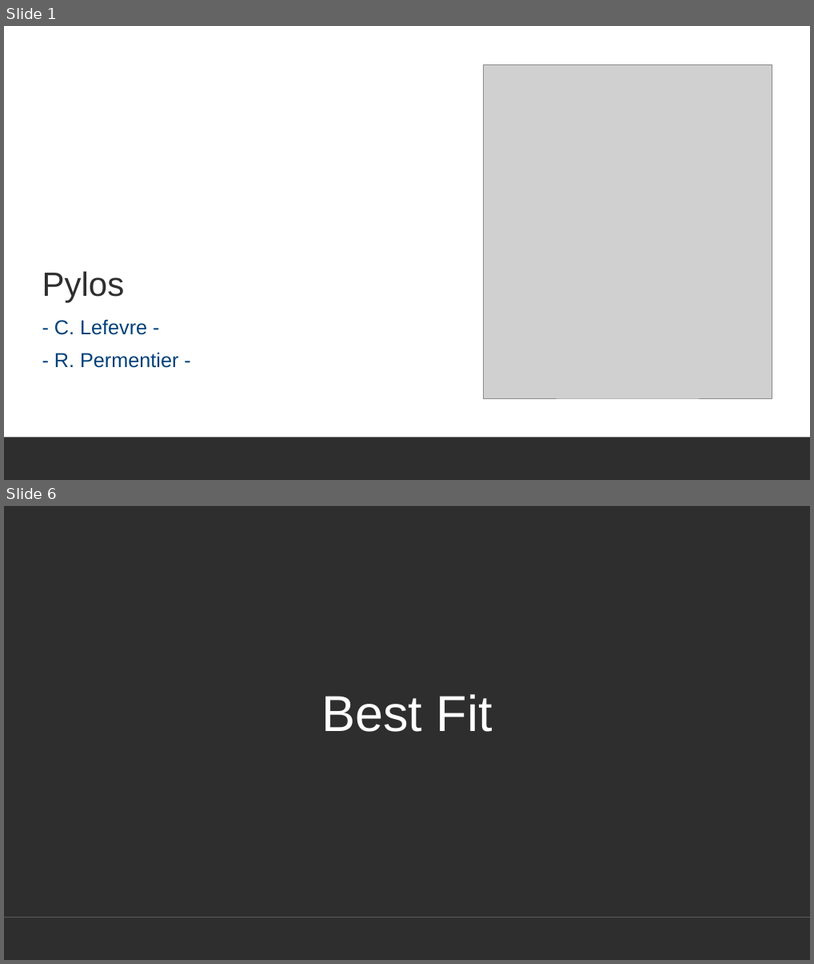
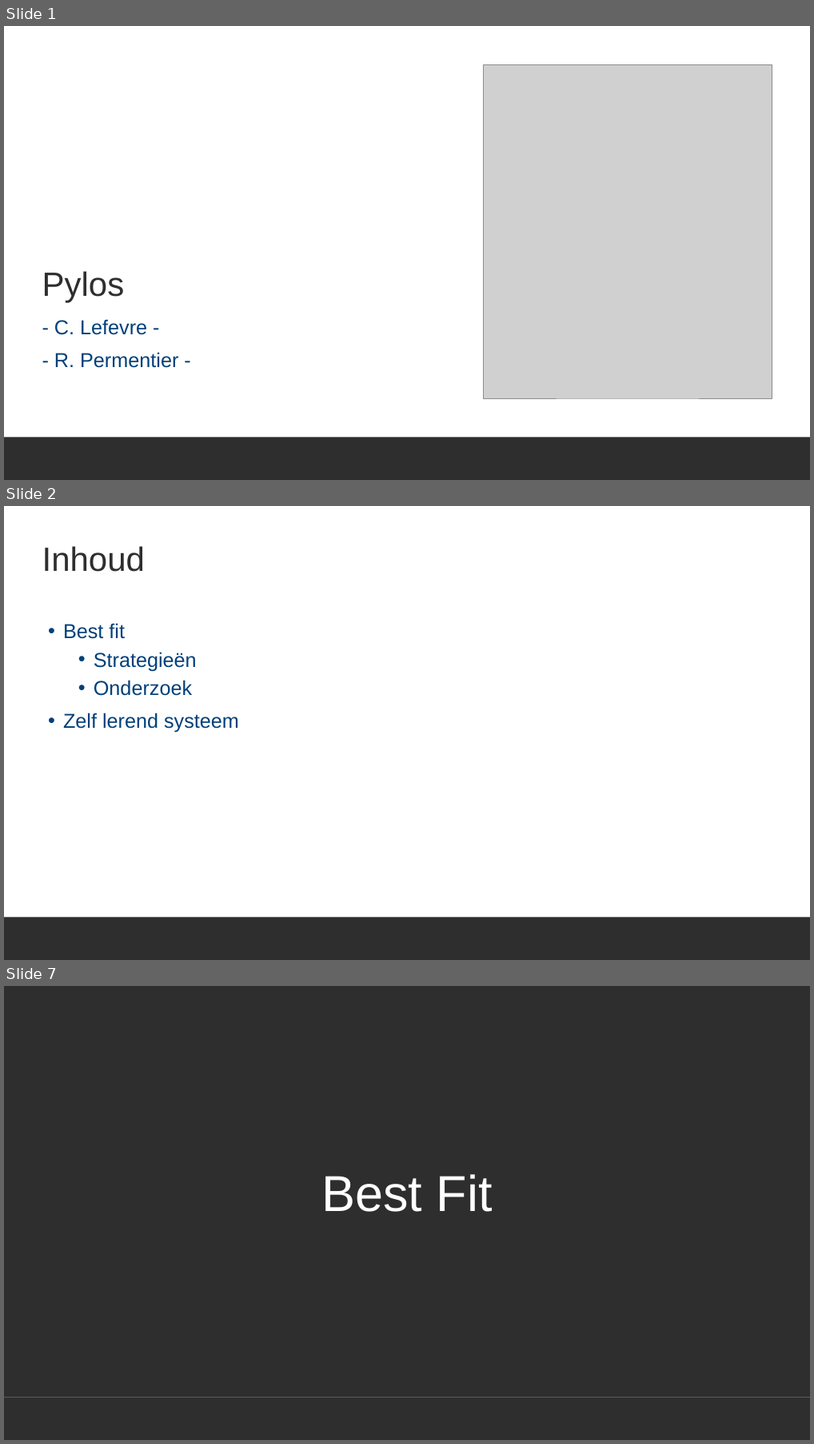
Before and after one commit to ro-per/PylosGamingBot, a slide deck: Presentation.pptx. Shown one above the other, each under a label of ours: slides 1 and 6 before the commit, slides 1, 2 and 7 after it; the slides between them are not shown. The pictures are 814x964 and 814x1444 pixels, drawn with LibreOffice and Linux fonts; fonts in the diff are those of the drawing; grey boxes stand for pictures; background and template pictures are left out. Boxes give left, top, right and bottom in pixels: in the first picture for what was removed or moved away, otherwise in the second. Text is boxed around its words. In the diff, an @@ line names an element or a change of style, - is before the commit and + after.

```diff
--- a/Presentation.pptx
+++ b/Presentation.pptx
@@ slide 2 added at (4, 506, 810, 960), background #FFFFFF; not listed: 1 template element that a slide beside it also shows @@
@@ title added at (42, 546, 145, 572), 40 pt, text #2E2E2E @@
+Inhoud
@@ text added at (63, 623, 239, 732), 24 pt, text #00407A @@
+• Best fit
+  • Strategieën
+  • Onderzoek
+• Zelf lerend systeem
@@ what was slide 6 is now slide 7 @@
```
Also in this commit, not shown: 4 slides changed, 5 other slides added, 1 slide removed.
